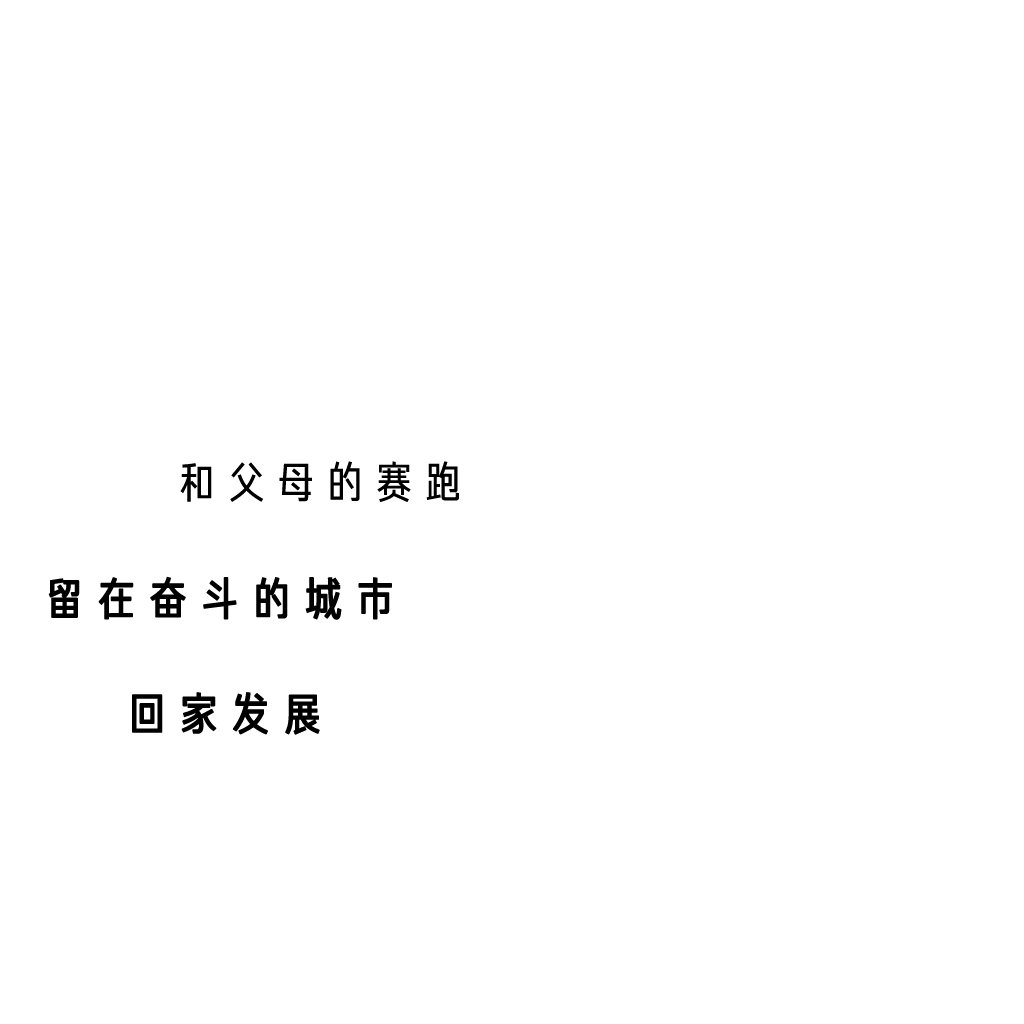
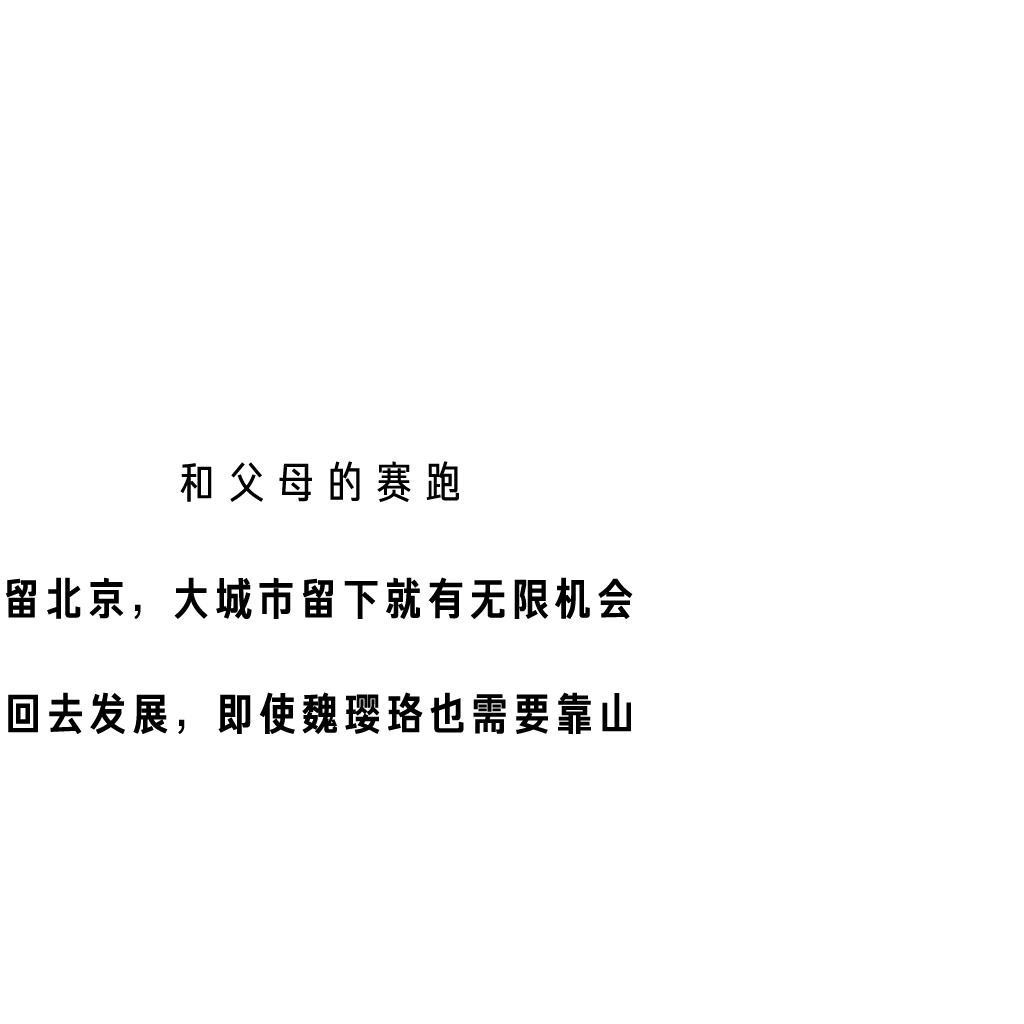
Comparing the layer stacks of the two 1024 × 1024 images. Changes:
renamed "回家发展" to "回去发展，即使魏璎珞也需要靠山", painted on it over [8, 692, 631, 735]
renamed "留在奋斗的城市" to "留北京，大城市留下就有无限机会", painted on it over [6, 576, 633, 620]
hid "留在奋斗的城市" over [600, 578, 633, 619]
